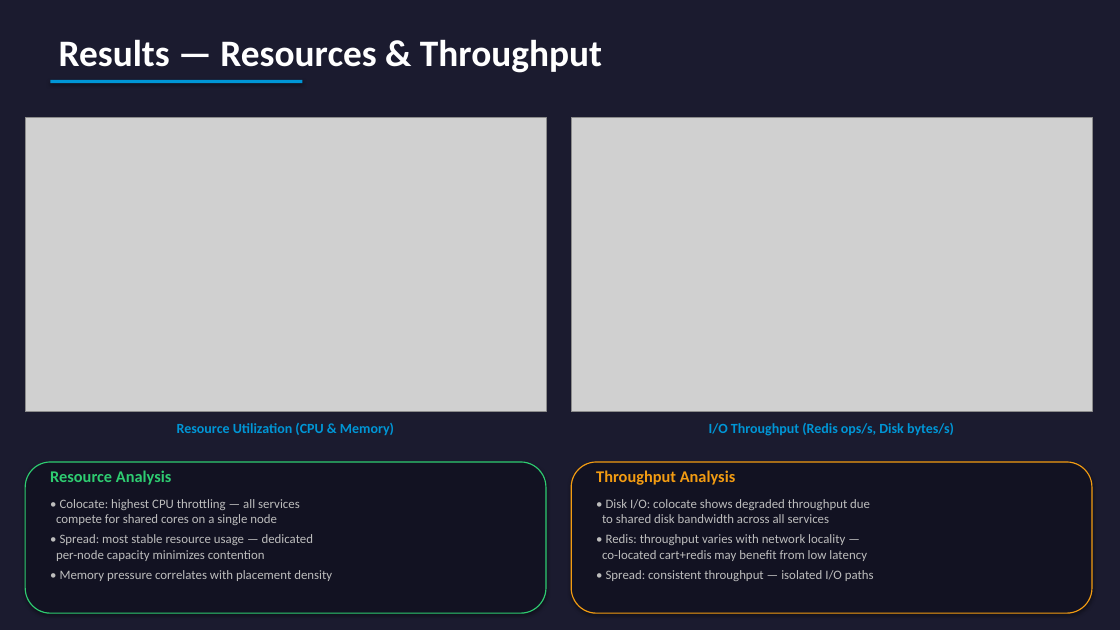
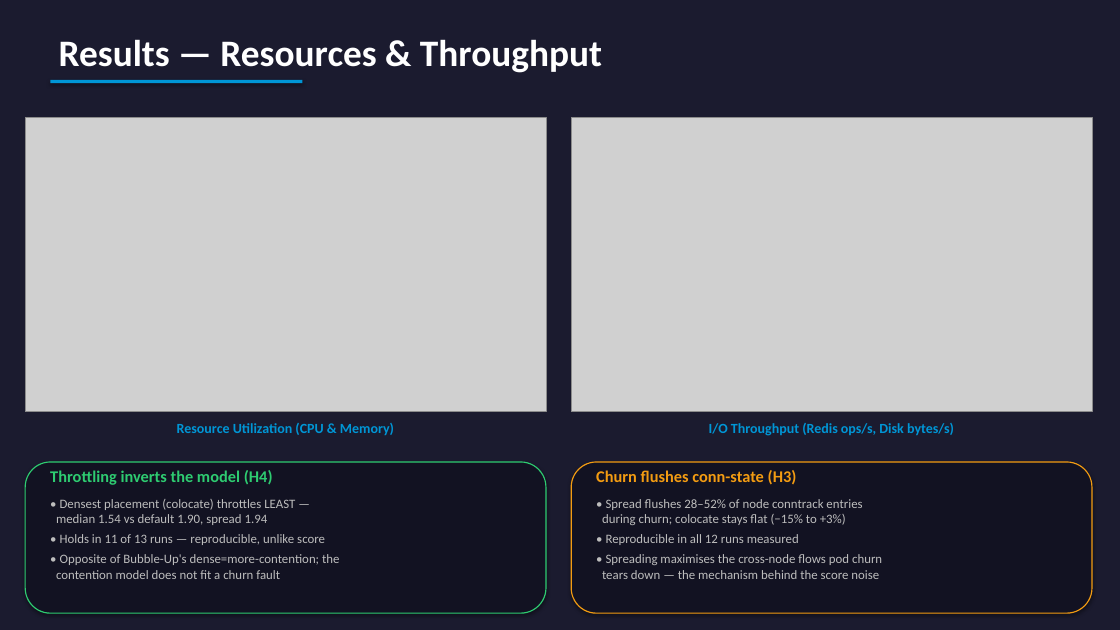
Before and after one commit to yhu02/uva-msc-thesis, a slide deck: slide 11 of ChaosProbe_Presentation.pptx. Drawn at 1120x630 pixels with LibreOffice and Linux fonts; fonts in the diff are those of the drawing; grey boxes stand for pictures. Boxes give left, top, right and bottom in pixels: in the first picture for what was removed or moved away, otherwise in the second. Text is boxed around its words. In the diff, an @@ line names an element or a change of style, - is before the commit and + after.

Commit message:
docs(presentation): reframe hypotheses & results around reproducible signals
Replace the six hypotheses and the results/discussion narrative with a
data-grounded set derived from the collected runs:

- Drop the soft instrument-design hypotheses and the vague 'fingerprint';
  the survivors are falsifiable and tied to metrics that actually vary.
- Reframe the results around the central finding: the aggregate resilience
  score is not reproducible across the 13 runs (a strategy spans 33-89),
  so it cannot rank placements. The signal is in the mechanism layer, which
  does reproduce: conntrack flush (spread >> colocate, 12/12 runs) and CPU
  throttling (colocate 1.54 < default 1.90 < spread 1.94, 11/13 runs).
- L1-L3 are resolved at the mechanism layer, not 'refuted' on the noisy
  score; recovery is shown application-bound (84-96%), tail latency on the
  targeted route (mean 231 / p95 619 / max 3334 ms).
- Fix the backwards 'colocate = highest throttling' claim and reconcile the
  throttling figures to one cross-run median set across all slides.

Correct the cluster topology from Proxmox to the actual Vagrant/libvirt
provisioning (cp1 2 vCPU/12 GiB + 4x 2 vCPU/4 GiB = 10 vCPU / 28 GiB);
the old '2 GiB CP / 18 GiB total' specs were wrong.

Regenerate ChaosProbe_Presentation.pptx from the updated generator.

```diff
--- a/ChaosProbe_Presentation.pptx
+++ b/ChaosProbe_Presentation.pptx
@@ text at (50,470,273,485): text changed @@
-Resource Analysis
+Throttling inverts the model (H4)
@@ text at (596,470,797,485): text changed @@
-Throughput Analysis
+Churn flushes conn-state (H3)
@@ text at (56,499,339,579): text changed @@
-• Colocate: highest CPU throttling — all services
-compete for shared cores on a single node
-• Spread: most stable resource usage — dedicated
-per-node capacity minimizes contention
-• Memory pressure correlates with placement density
+• Densest placement (colocate) throttles LEAST —
+median 1.54 vs default 1.90, spread 1.94
+• Holds in 11 of 13 runs — reproducible, unlike score
+• Opposite of Bubble-Up's dense=more-contention; the
+contention model does not fit a churn fault
@@ text at (602,499,882,579): text changed @@
-• Disk I/O: colocate shows degraded throughput due
-to shared disk bandwidth across all services
-• Redis: throughput varies with network locality —
-co-located cart+redis may benefit from low latency
-• Spread: consistent throughput — isolated I/O paths
+• Spread flushes 28–52% of node conntrack entries
+during churn; colocate stays flat (−15% to +3%)
+• Reproducible in all 12 runs measured
+• Spreading maximises the cross-node flows pod churn
+tears down — the mechanism behind the score noise
```
Also in this commit, not shown: 7 other slides changed, 1 slide added, 1 slide removed, 2 other files.
